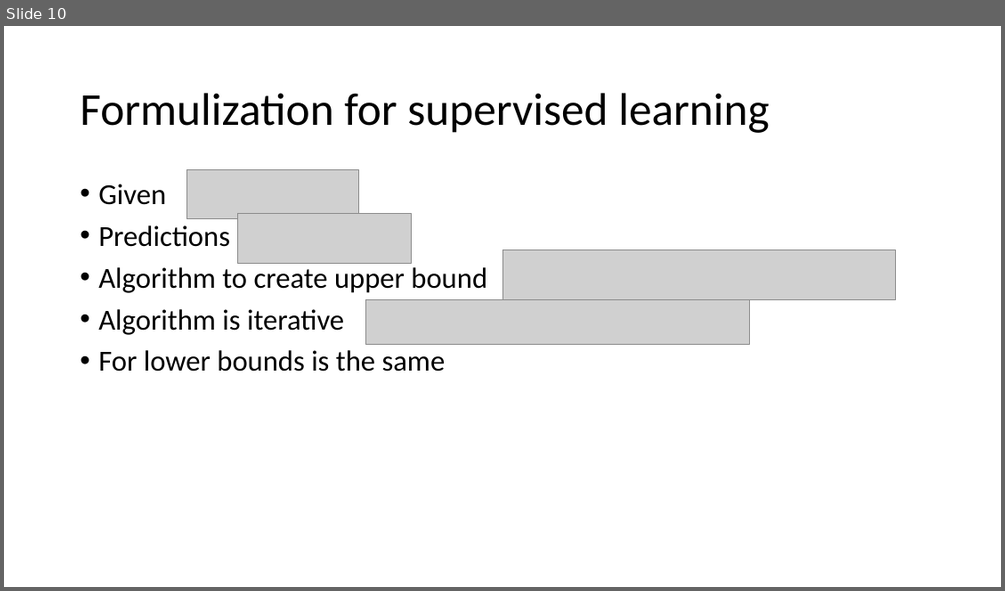
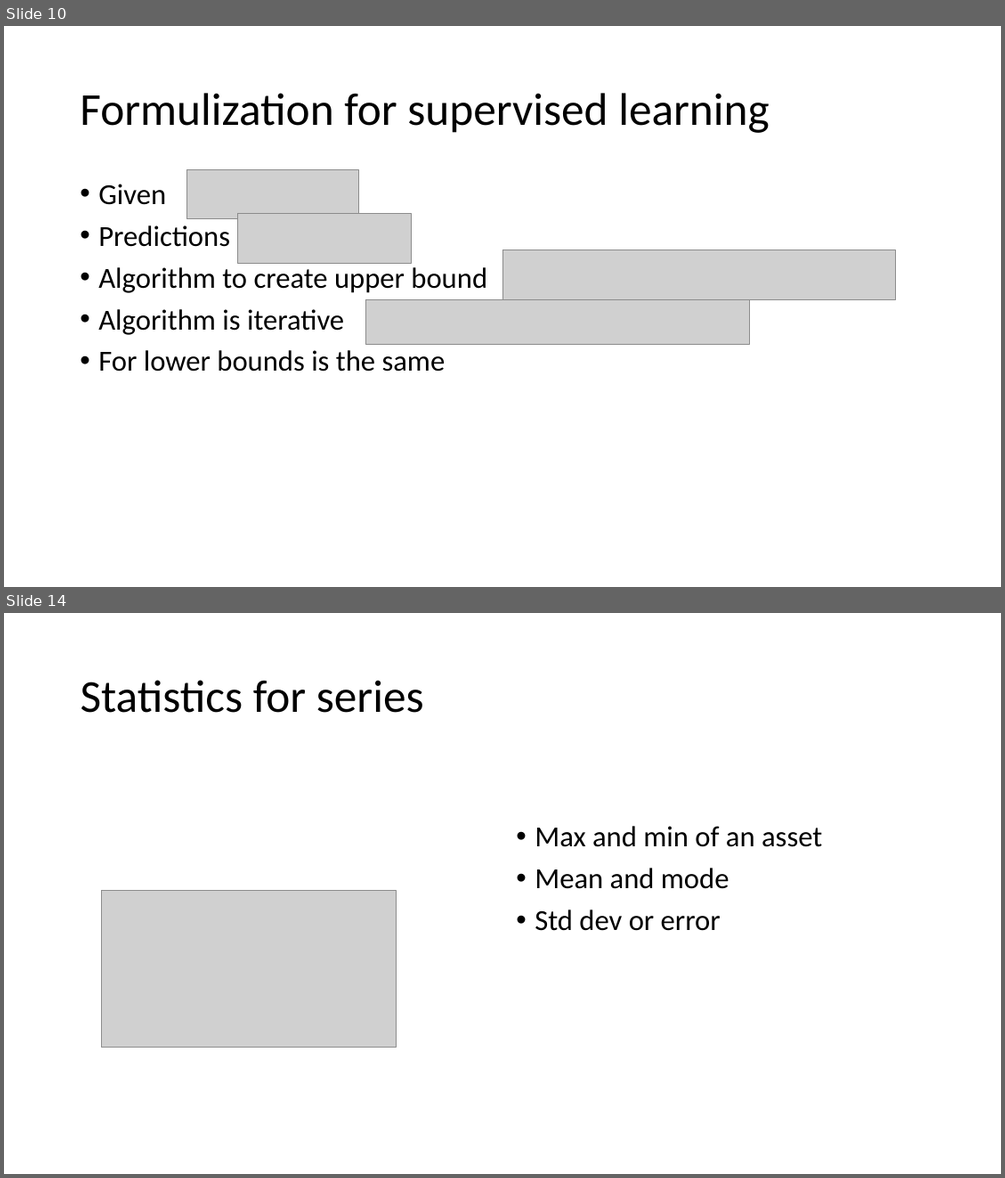
Before and after one commit to NickThe1/kbtu-data-visualization, a slide deck: distrib.pptx. Shown one above the other, each under a label of ours: slide 10 before the commit, slides 10 and 14 after it; the slides between them are not shown. The pictures are 1005x591 and 1005x1178 pixels, drawn with LibreOffice and Linux fonts; fonts in the diff are those of the drawing; grey boxes stand for pictures. Boxes give left, top, right and bottom in pixels: in the first picture for what was removed or moved away, otherwise in the second. Text is boxed around its words. In the diff, an @@ line names an element or a change of style, - is before the commit and + after.

```diff
--- a/distrib.pptx
+++ b/distrib.pptx
@@ slide 14 added at box(4, 613, 1001, 1174), background #FFFFFF @@
@@ title added at box(81, 680, 424, 713), 44 pt, text #000000 @@
+Statistics for series
@@ text added at box(534, 826, 822, 931), 28 pt, text #000000 @@
+• Max and min of an asset
+• Mean and mode
+• Std dev or error
@@ picture added at box(101, 891, 396, 1047) @@
```
Also in this commit, not shown: 3 slides changed, 3 other slides added, 4 slides removed, 6 other files.
